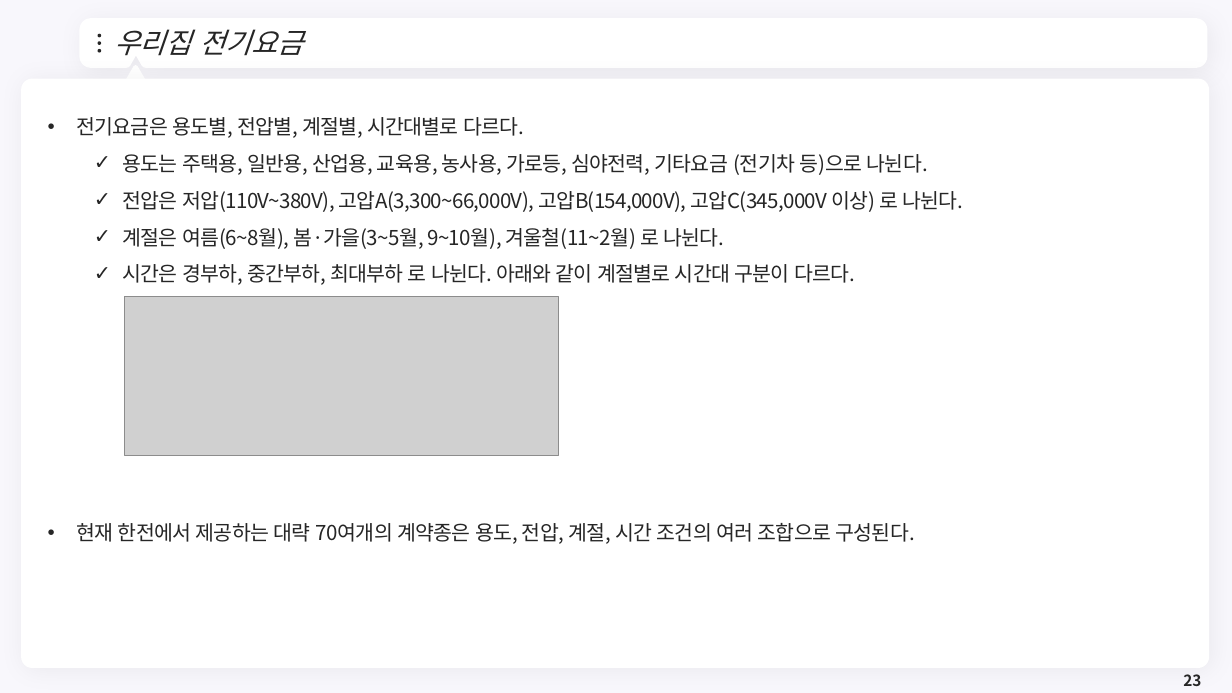
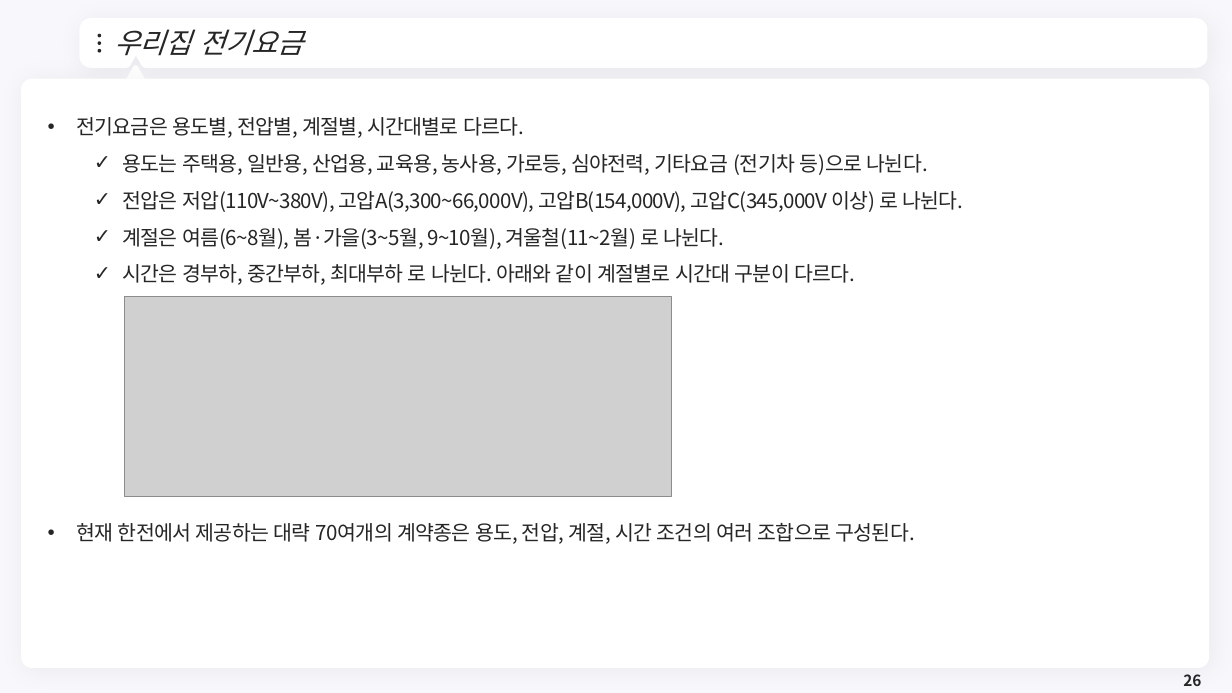
Before and after one commit to meandthey/Teaching, a slide deck: slide 26 of 에너지경제학/자원에너지경제학_Chapter_2.pptx (slide 23 before the commit). Drawn at 1232x693 pixels with LibreOffice and Linux fonts; fonts in the diff are those of the drawing; grey boxes stand for pictures; background and template pictures are left out. Boxes give left, top, right and bottom in pixels: in the first picture for what was removed or moved away, otherwise in the second. Text is boxed around its words. In the diff, an @@ line names an element or a change of style, - is before the commit and + after.

```diff
--- a/에너지경제학/자원에너지경제학_Chapter_2.pptx
+++ b/에너지경제학/자원에너지경제학_Chapter_2.pptx
@@ picture: place and size @@
-picture at (124, 297, 558, 455)
+picture at (124, 297, 672, 496)
@@ page number at (1183, 674, 1201, 686): text changed @@
-23
+26
```
Also in this commit, not shown: 2 other slides changed, 5 slides added.
